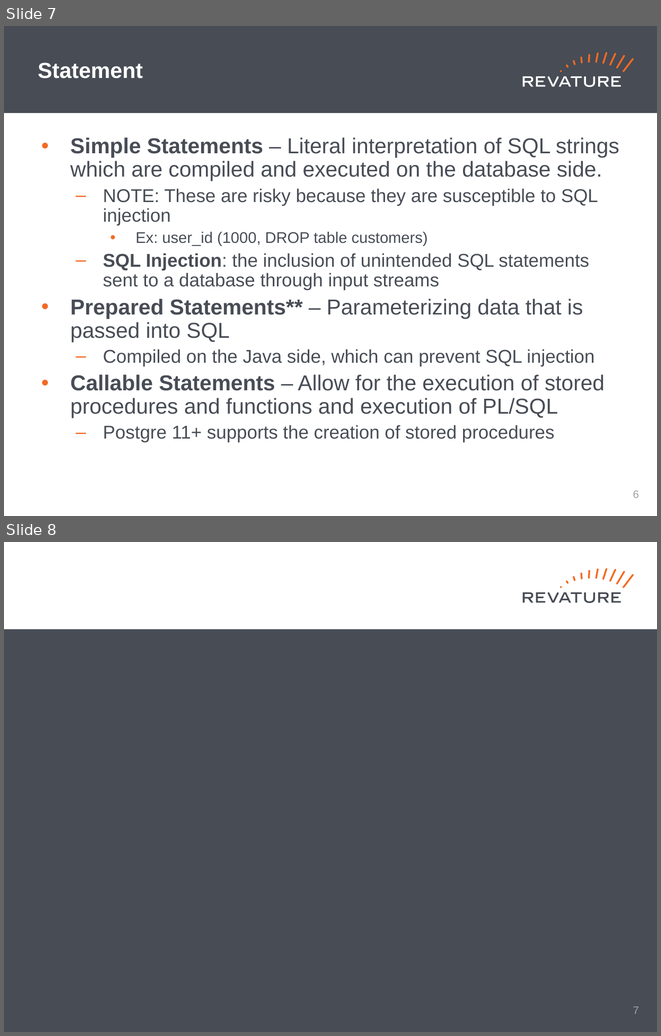
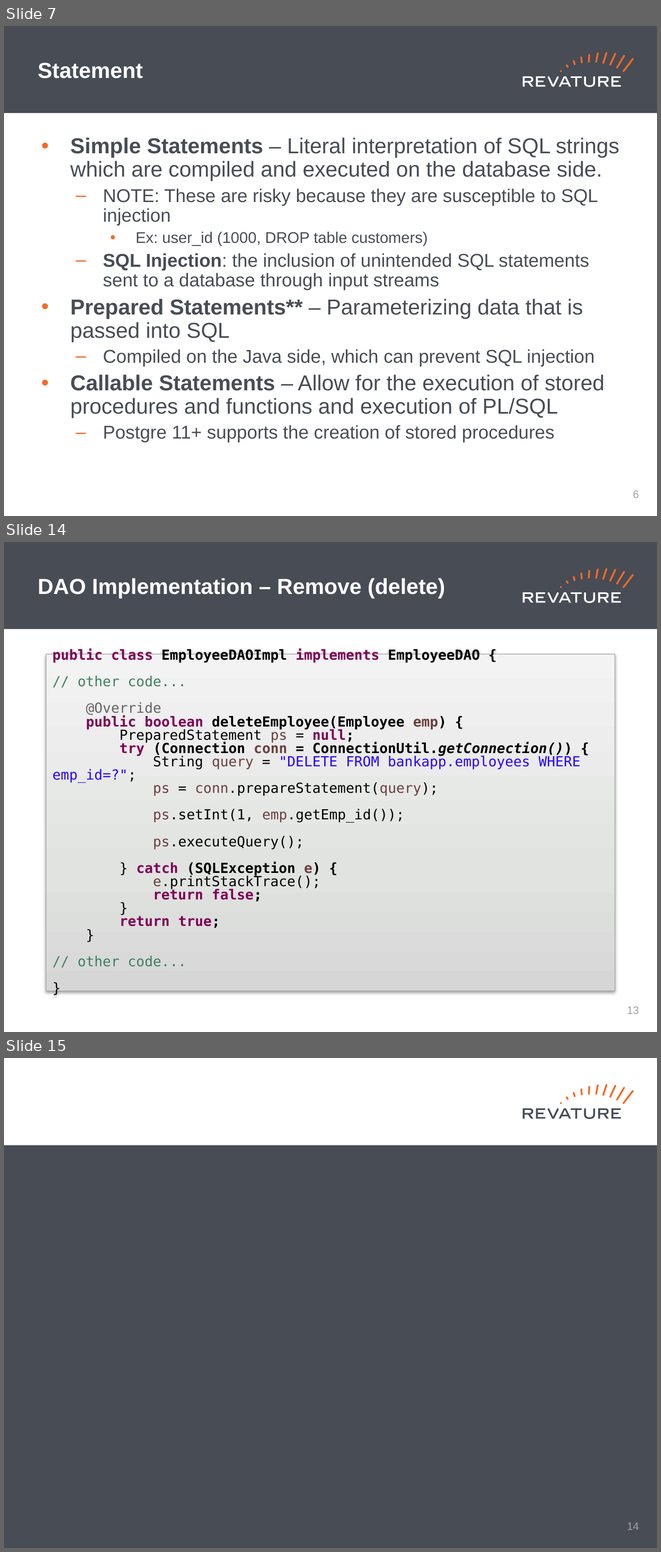
Before and after one commit to jhigherevature/8302021_RAP, a slide deck: powerpoints/Day_26.pptx. Shown one above the other, each under a label of ours: slides 7 and 8 before the commit, slides 7, 14 and 15 after it; the slides between them are not shown. The pictures are 661x1036 and 661x1552 pixels, drawn with LibreOffice and Linux fonts; fonts in the diff are those of the drawing. Boxes give left, top, right and bottom in pixels: in the first picture for what was removed or moved away, otherwise in the second. Text is boxed around its words. In the diff, an @@ line names an element or a change of style, - is before the commit and + after.

```diff
--- a/powerpoints/Day_26.pptx
+++ b/powerpoints/Day_26.pptx
@@ slide 14 added at <box>4,542,657,1032</box>, background #FFFFFF; not listed: 19 template elements that a slide beside it also shows @@
@@ title added at <box>38,578,445,598</box>, 24 pt, text #FFFFFF, bold @@
+DAO Implementation – Remove (delete)
@@ rectangle added at <box>46,654,615,991</box>, fill gradient #D6D7D6 to #E2E2E2 to #F4F4F4, outline #9C9D9C 0.75 pt, 15.3 pt, text #000000 @@
+public class EmployeeDAOImpl implements EmployeeDAO {
+// other code...
+@Override
+public boolean deleteEmployee(Employee emp) {
+PreparedStatement ps = null;
+try (Connection conn = ConnectionUtil.getConnection()) {
+String query = "DELETE FROM bankapp.employees WHERE emp_id=?";
+ps = conn.prepareStatement(query);
+ps.setInt(1, emp.getEmp_id());
+ps.executeQuery();
+} catch (SQLException e) {
+e.printStackTrace();
+return false;
+}
+return true;
+}
+// other code...
+}
@@ page number added at <box>627,1006,639,1014</box>, 12 pt, text #A0A1A0 @@
+13
@@ what was slide 8 is now slide 15 @@
@@ page number at <box>627,1522,639,1530</box>: text changed @@
-7
+14
```
Also in this commit, not shown: 6 other slides added, 4 other files.
